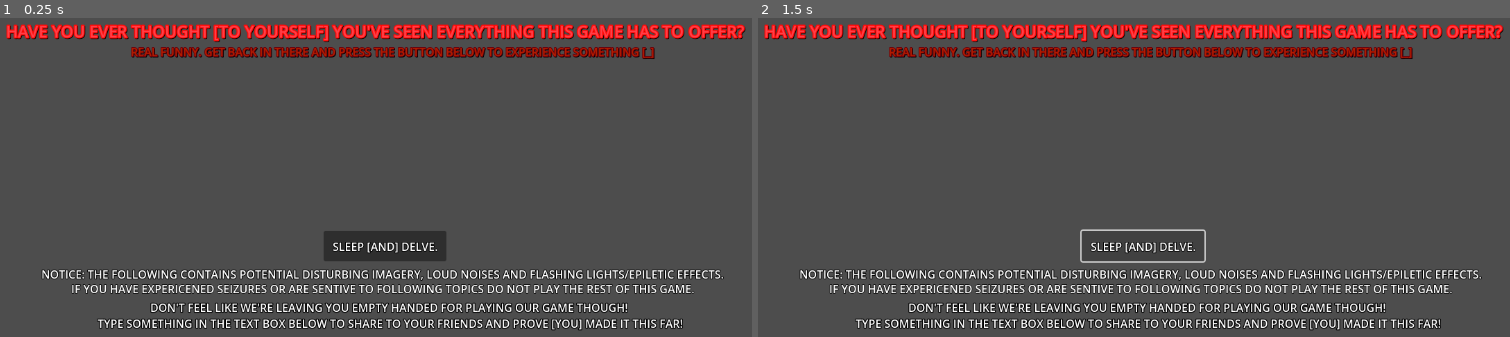
Above: before the commit, frames 1-2 (left to right).
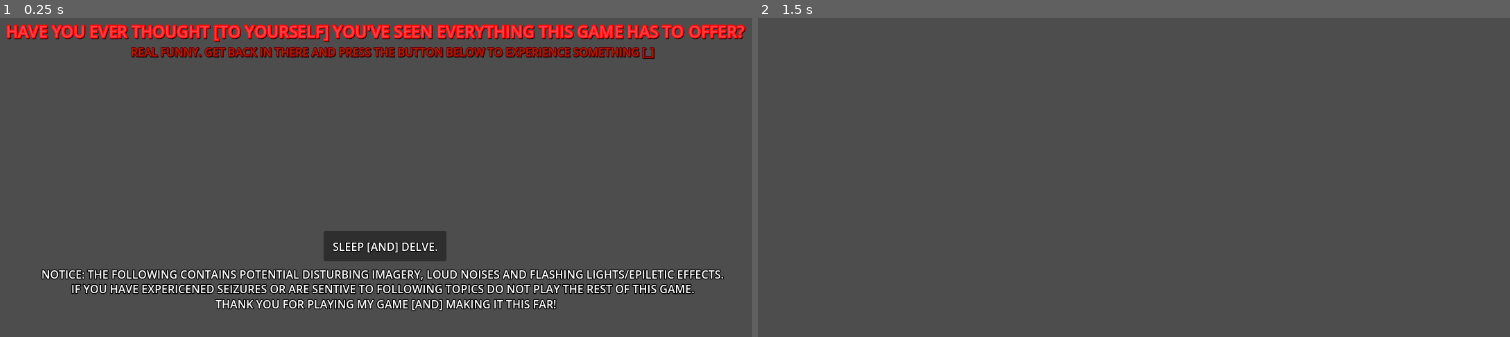
Above: after the commit, the same moments.

Repository: FreddyGuy/Dreamscape-Backup
Game: Godot game, scene res://level_below_selection.tscn
Two runs of this game, one before a commit and one after it. Both use one fixed random seed, a clock stepped at 60 frames per second and the inputs below. This scene is started directly instead of the project's main scene.
Inputs:
- Up to frame 1 (0.25 s): no input
- Up to frame 2 (1.5 s): click "SLEEP [AND] DELVE." at 0.5 s; tap Enter (ui_accept) at 1.25 s; hold Right (ui_right) from 1.28 s (still down); hold A (Float) from 1.28 s (still down)

The runs differ from the first frame. In frame 1, 4.0% of the frame differs, in the area x 5-93%, y 78-99%; in frame 2, 12%, in the area x 0-100%, y 1-99%.

Commit message:
Yeah_sure_dude

Diff:
--- /dev/null
+++ b/a_new_day.gd
@@ -0,0 +1,14 @@
+extends Node2D
+
+@onready var Respawn: Marker2D = $Respawn
+
+func _ready() -> void:
+	for player in get_tree().get_nodes_in_group("player"):
+		player.respawned.connect(_on_player_respawned.bind(player))
+
+func _on_player_respawned(player):
+	player.global_position = Marker2D.global_position
+
+
+func _on_area_2d_body_entered(body):
+	pass # Replace with function body.
--- a/a_new_day.tscn
+++ b/a_new_day.tscn
@@ -1,14 +1,28 @@
-[gd_scene load_steps=3 format=3 uid="uid://34utk3h3fhft"]
+[gd_scene load_steps=8 format=3 uid="uid://34utk3h3fhft"]
 
 [ext_resource type="Script" path="res://character_body_2d.gd" id="1_pklj2"]
+[ext_resource type="Script" path="res://a_new_day.gd" id="1_sv74k"]
 [ext_resource type="Texture2D" uid="uid://dlkowxcsy5srp" path="res://Scary.png" id="2_jgk48"]
+[ext_resource type="Script" path="res://area_2d.gd" id="4_kc126"]
+
+[sub_resource type="RectangleShape2D" id="RectangleShape2D_y2w40"]
+size = Vector2(510, 270)
+
+[sub_resource type="LabelSettings" id="LabelSettings_2tseg"]
+font_size = 18
+
+[sub_resource type="LabelSettings" id="LabelSettings_rqja4"]
+font_size = 10
 
 [node name="A_New_Day" type="Node2D"]
+script = ExtResource("1_sv74k")
 
 [node name="Bubble" type="CharacterBody2D" parent="."]
+position = Vector2(-1408, 323)
 collision_layer = 2
 collision_mask = 2
 script = ExtResource("1_pklj2")
+metadata/_edit_group_ = true
 
 [node name="AnimatedSprite2D" type="AnimatedSprite2D" parent="Bubble"]
 
@@ -20,8 +34,100 @@
 wait_time = 3.0
 
 [node name="StaticBody2D" type="StaticBody2D" parent="."]
+position = Vector2(-1, 669)
+metadata/_edit_group_ = true
 
 [node name="Sonic" type="Sprite2D" parent="StaticBody2D"]
-position = Vector2(1068, 571)
-scale = Vector2(0.277164, 0.277164)
+position = Vector2(579, 1123)
+scale = Vector2(0.862903, 0.497698)
 texture = ExtResource("2_jgk48")
+
+[node name="CollisionShape2D" type="CollisionShape2D" parent="StaticBody2D"]
+position = Vector2(579, 1123)
+shape = SubResource("RectangleShape2D_y2w40")
+
+[node name="Notice" type="Label" parent="."]
+offset_left = 489.0
+offset_top = 21.0
+offset_right = 713.0
+offset_bottom = 44.0
+text = "DON'T FALL DOWN THAT PIT."
+
+[node name="Jump" type="Label" parent="."]
+offset_left = 492.0
+offset_top = 613.0
+offset_right = 693.0
+offset_bottom = 636.0
+text = "REACH THE WINDS FINEST"
+
+[node name="Label" type="Label" parent="Jump"]
+layout_mode = 0
+offset_left = -13.0
+offset_top = 16.0
+offset_right = 209.0
+offset_bottom = 42.0
+text = "AND REACH THE HIGHEST"
+label_settings = SubResource("LabelSettings_2tseg")
+
+[node name="Label2" type="Label" parent="Jump"]
+layout_mode = 0
+offset_left = -136.0
+offset_top = 38.0
+offset_right = 344.0
+offset_bottom = 54.0
+text = "BUT IF YOU ARE IN A POSITION OF WEAKNESS. YOU CAN ALWAYS TRY AGAIN TO A WEAKER RESULT."
+label_settings = SubResource("LabelSettings_rqja4")
+
+[node name="Move" type="Label" parent="."]
+offset_left = -1083.0
+offset_top = 19.0
+offset_right = -883.0
+offset_bottom = 42.0
+text = "TAKE A STEP FORWARDS..."
+
+[node name="Label" type="Label" parent="Move"]
+layout_mode = 0
+offset_left = -5.0
+offset_top = 15.0
+offset_right = 205.0
+offset_bottom = 38.0
+text = "(you're supposed to move.)"
+
+[node name="Run" type="Label" parent="."]
+offset_left = -623.0
+offset_top = 14.0
+offset_right = 78.0
+offset_bottom = 37.0
+text = "YOU KNOW WHICH BUTTON TO PRESS IF YOU WAN'T TO GO A LITTLE FASTER [AND HIGHER]"
+
+[node name="FLOAT" type="Label" parent="."]
+offset_left = 1323.0
+offset_top = 19.0
+offset_right = 1703.0
+offset_bottom = 42.0
+text = "YOU HAVE A POTENTIAL, TAKE ADVANTAGE OF IT."
+
+[node name="Label" type="Label" parent="FLOAT"]
+layout_mode = 0
+offset_left = -58.0
+offset_top = 21.0
+offset_right = 448.0
+offset_bottom = 44.0
+text = "AND PERFORM THE ACTION AFTER JUMPING WE DARE NOT NAME."
+
+[node name="Congratulation" type="Label" parent="."]
+offset_left = 3041.0
+offset_top = 29.0
+offset_right = 3131.0
+offset_bottom = 52.0
+text = "YOU DID IT!"
+
+[node name="Respawn" type="Marker2D" parent="."]
+position = Vector2(-648, 344)
+
+[node name="Area2D" type="Area2D" parent="."]
+script = ExtResource("4_kc126")
+
+[node name="CollisionShape2D" type="CollisionShape2D" parent="Area2D"]
+
+[connection signal="body_entered" from="Area2D" to="Area2D" method="_on_body_entered"]
--- /dev/null
+++ b/area_2d.gd
@@ -0,0 +1,7 @@
+extends Area2D
+
+
+
+func _on_body_entered(body:Node2D) -> void:
+	if body.is_in_group("player"):
+		body.respawned.emit()
--- a/character_body_2d.gd
+++ b/character_body_2d.gd
@@ -1,6 +1,8 @@
 extends CharacterBody2D
 
+signal respawned()
 
+var health := 1
 var WALK_SPEED = 200.0
 var SHORT_JUMP_HEIGHT = -200.0
 var SPRINT_SPEED = 450.0
@@ -46,3 +48,6 @@
 	move_and_slide()
 
 	# Respawn System
+
+	if health <= 0:
+		respawned.emit()
--- a/keep_going!.tscn
+++ b/keep_going!.tscn
@@ -16,10 +16,6 @@
 outline_color = Color(0.347191, 0.458609, 0.999999, 1)
 shadow_size = 5
 shadow_color = Color(0, 0, 0, 1)
-
-[sub_resource type="LabelSettings" id="LabelSettings_i6ybk"]
-outline_size = 5
-outline_color = Color(0, 0, 0, 1)
 
 [sub_resource type="LabelSettings" id="LabelSettings_jat55"]
 outline_size = 4
@@ -51,16 +47,8 @@
 text = "BUT YOU'RE NOT DONE YET! YOU STILL HAVE A TOTAL OF [2] MORE TO FIND!"
 label_settings = SubResource("LabelSettings_3kn81")
 
-[node name="Label" type="Label" parent="."]
+[node name="Button" type="Button" parent="."]
 layout_mode = 0
-offset_left = 65.0
-offset_top = 367.0
-offset_right = 1100.0
-offset_bottom = 390.0
-text = "FOR MAKING IT THIS FAR; TYPE A MESSAGE BELOW IN THE TEXTBOX TO THEN SHARE TO YOUR FRIENDS AND PROVE [YOU] PLAY GAMES!"
-label_settings = SubResource("LabelSettings_i6ybk")
-
-[node name="Button" type="Button" parent="."]
 offset_left = 494.0
 offset_top = 323.0
 offset_right = 671.0
--- /dev/null
+++ b/level_below_selection.gd
@@ -0,0 +1,5 @@
+extends Control
+
+
+func _on_button_pressed():
+	get_tree().change_scene_to_file("res://creature's_cursed_story.tscn")
--- a/level_below_selection.tscn
+++ b/level_below_selection.tscn
@@ -1,4 +1,6 @@
 [gd_scene load_steps=8 format=3 uid="uid://ceddna3yiqe2r"]
+
+[ext_resource type="Script" path="res://level_below_selection.gd" id="1_uhs4g"]
 
 [sub_resource type="LabelSettings" id="LabelSettings_17n7i"]
 font_size = 23
@@ -16,18 +18,14 @@
 shadow_color = Color(0, 0, 0, 1)
 
 [sub_resource type="LabelSettings" id="LabelSettings_somrw"]
-outline_size = 4
+outline_size = 5
 outline_color = Color(0, 0, 0, 1)
 
 [sub_resource type="LabelSettings" id="LabelSettings_1gl7q"]
-outline_size = 3
+outline_size = 5
 outline_color = Color(0, 0, 0, 1)
 
 [sub_resource type="LabelSettings" id="LabelSettings_ifkcj"]
-outline_size = 5
-outline_color = Color(0, 0, 0, 1)
-
-[sub_resource type="LabelSettings" id="LabelSettings_4x21f"]
 outline_size = 5
 outline_color = Color(0, 0, 0, 1)
 
@@ -43,6 +41,7 @@
 offset_left = -2.304
 grow_horizontal = 2
 grow_vertical = 2
+script = ExtResource("1_uhs4g")
 
 [node name="Title" type="Label" parent="."]
 layout_mode = 0
@@ -82,23 +81,15 @@
 
 [node name="Notice" type="Label" parent="."]
 layout_mode = 0
-offset_left = 257.0
-offset_top = 435.0
-offset_right = 951.0
-offset_bottom = 458.0
-text = "DON'T FEEL LIKE WE'RE LEAVING YOU EMPTY HANDED FOR PLAYING OUR GAME THOUGH!"
+offset_left = 351.0
+offset_top = 430.0
+offset_right = 843.0
+offset_bottom = 453.0
+text = "THANK YOU FOR PLAYING MY GAME [AND] MAKING IT THIS FAR!"
 label_settings = SubResource("LabelSettings_ifkcj")
 
-[node name="Label" type="Label" parent="Notice"]
+[node name="Button" type="Button" parent="."]
 layout_mode = 0
-offset_left = -76.0
-offset_top = 23.0
-offset_right = 768.0
-offset_bottom = 46.0
-text = "TYPE SOMETHING IN THE TEXT BOX BELOW TO SHARE TO YOUR FRIENDS AND PROVE [YOU] MADE IT THIS FAR!"
-label_settings = SubResource("LabelSettings_4x21f")
-
-[node name="Button" type="Button" parent="."]
 offset_left = 507.0
 offset_top = 336.0
 offset_right = 684.0
@@ -114,3 +105,5 @@
 offset_bottom = 34.0
 text = "SLEEP [AND] DELVE."
 label_settings = SubResource("LabelSettings_n3pmb")
+
+[connection signal="pressed" from="Button" to="." method="_on_button_pressed"]
--- a/tutorial_complete!.tscn
+++ b/tutorial_complete!.tscn
@@ -62,6 +62,7 @@
 label_settings = SubResource("LabelSettings_r6g5e")
 
 [node name="Button" type="Button" parent="."]
+layout_mode = 0
 offset_left = 486.0
 offset_top = 312.0
 offset_right = 663.0
Not shown: 1 places in keep_going!.tscn that only renumber resources
